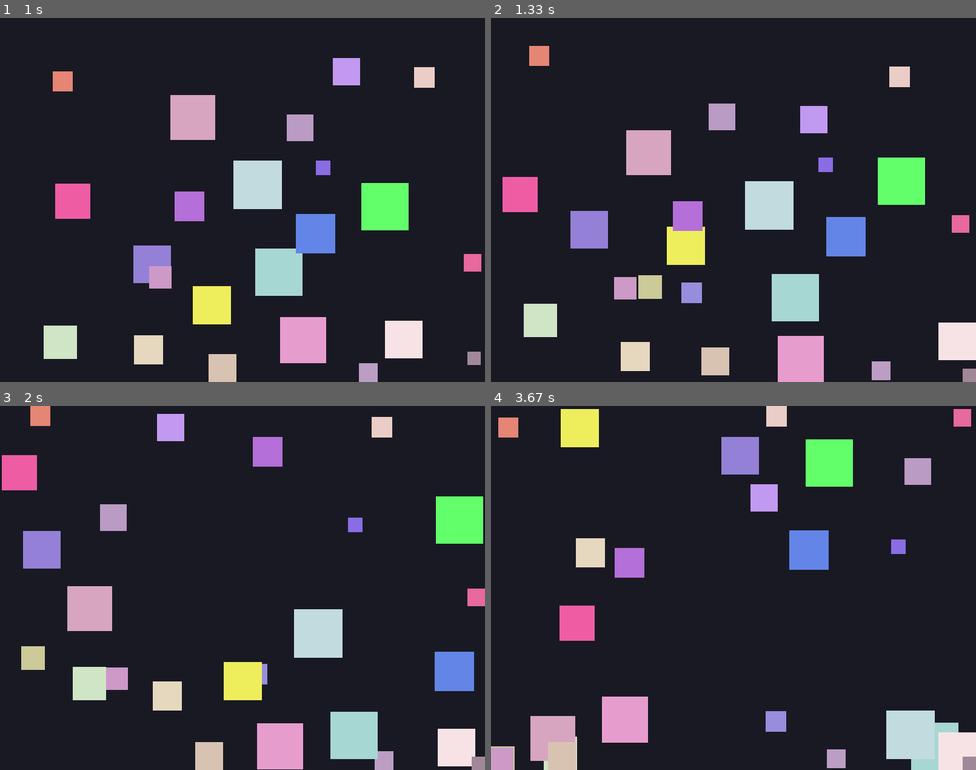
Above: before the commit, frames 1-4 (two rows, left to right).
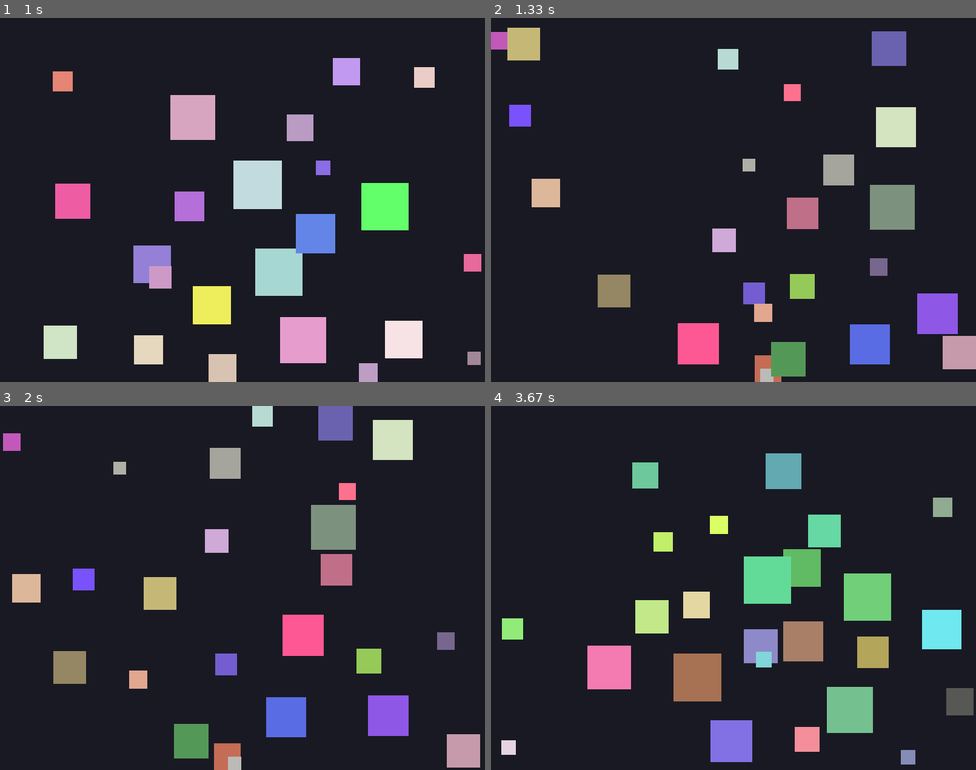
Above: after the commit, the same moments.

Repository: AbdullahSalman1/lab8-pygame
Game: pygame game, started from main_dict.py
The game is run twice, just before and just after one commit, with the same random seed, the same clock (stepped at 60 frames per second) and the same inputs.
Inputs:
- Up to frame 1 (1 s): no input
- Up to frame 2 (1.33 s): no input
- Up to frame 3 (2 s): no input
- Up to frame 4 (3.67 s): no input

Frame 1 is identical in both runs. In frame 2, 24% of the frame differs, in the area x 0-100%, y 2-100%; in frame 3, 24%; in frame 4, 28%, in the area x 0-100%, y 0-100%.

Commit message:
added a rebirth functionality to the squares, where they are removed after a certain time and new ones are spawned to maintain a constant number of squares on the screen. This adds a dynamic element to the simulation, as squares will continuously appear and disappear over time.

Diff:
--- a/main_dict.py
+++ b/main_dict.py
@@ -61,7 +61,9 @@
 This version uses dictionaries instead of classes/dataclasses.
 """
 
-
+def is_expired(square: dict) -> bool:
+    current_time = pygame.time.get_ticks()
+    return current_time - square["created_at"] > SQUARE_LIFESPAN
 
 
 # Window and simulation constants
@@ -73,6 +75,7 @@
 MAX_SIZE = 80
 MAX_SPEED = 8  # Increase max speed for small boxes
 BACKGROUND_COLOR = (25, 25, 35)
+SQUARE_LIFESPAN = 1000
 
 
 def random_color() -> tuple[int, int, int]:
@@ -99,6 +102,8 @@
     TODO: Prevent squares from spawning on top of each other.
     """
     size = random.randint(MIN_SIZE, MAX_SIZE)
+    created_at = pygame.time.get_ticks()
+
 
     x = random.uniform(0, WIDTH - size)
     y = random.uniform(0, HEIGHT - size)
@@ -115,6 +120,7 @@
         "vy": vy,
         "size": size,
         "color": random_color(),
+        "created_at": created_at,
     }
 
 
@@ -180,10 +186,6 @@
 
 
 def run() -> None:
-    """Run the main animation loop.
-
-    TODO: Extract game loop pieces into separate module files.
-    """
     pygame.init()
     screen = pygame.display.set_mode((WIDTH, HEIGHT))
     pygame.display.set_caption("10 Random Moving Squares (Dictionary Version)")
@@ -195,19 +197,32 @@
     while running:
         running = handle_events()
 
-        # Flee logic
+
+        new_squares = []
+        for square in squares:
+            if not is_expired(square):
+                new_squares.append(square)
+
+
+        while len(new_squares) < SQUARE_COUNT:
+            new_squares.append(create_square())
+
+        squares = new_squares
+
+
         for small in squares:
             for big in squares:
-               if small is big:
-                continue
-
-            # Only flee from bigger squares
-               if small["size"] < big["size"]:
+                if small is big:
+                    continue
+
+                if small["size"] < big["size"]:
                     if should_flee(small, big, flee_radius=120):
                         flee_away(small, big)
 
+
         for square in squares:
             update_square(square)
+
 
         screen.fill(BACKGROUND_COLOR)
         for square in squares:
Not shown, added: .github/agents/code-explorer-template.html
Not shown, added: .github/agents/code-explorer.agent.md
Not shown, changed: .github/agents/journal-logger.agent.md
Not shown, changed: .github/copilot-instructions.md
Not shown, added: docs/code_explorer.html
